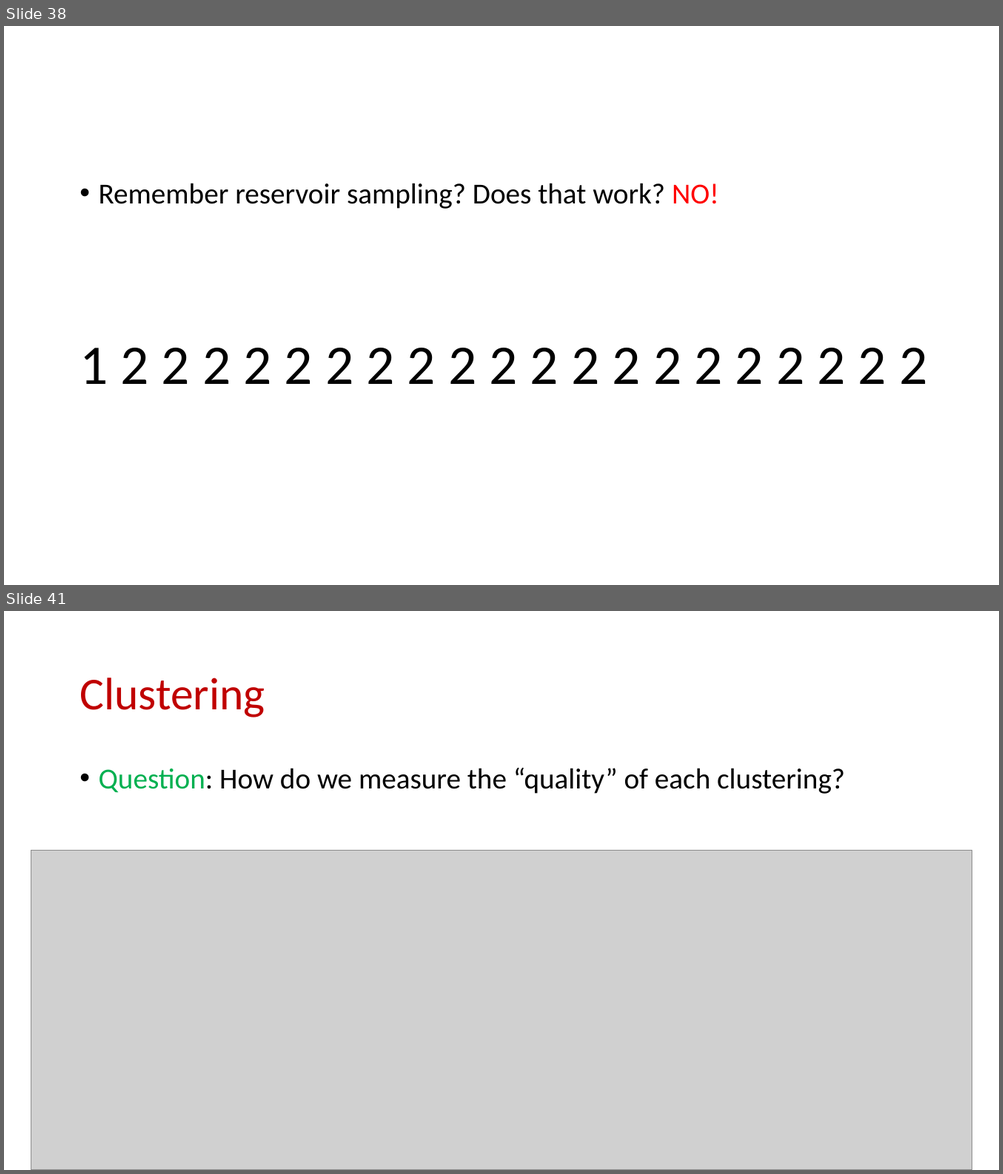
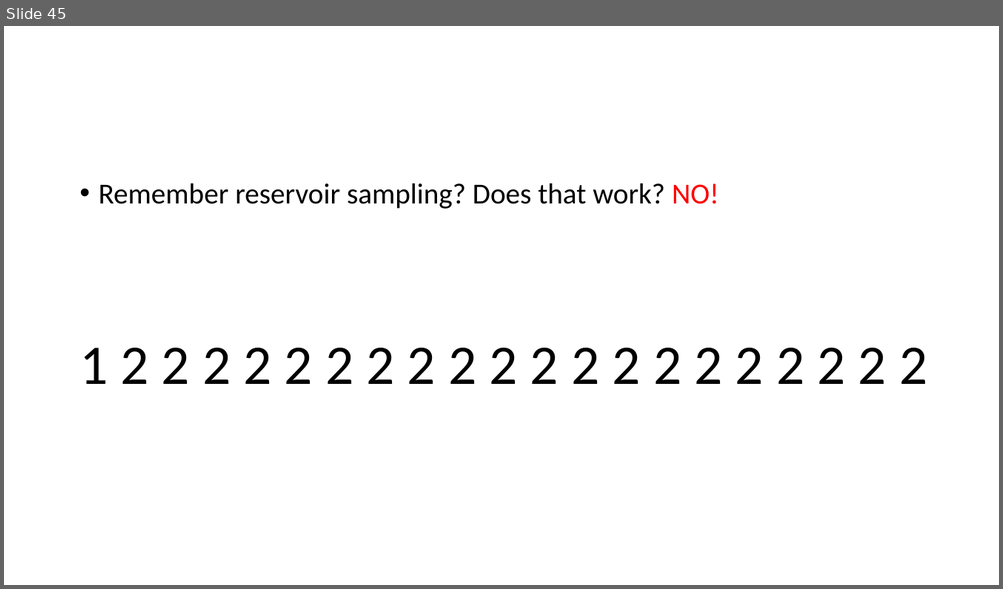
Before and after one commit to samsonzhou/samsonzhou.github.io, a slide deck: CSCE689-23/L17.pptx. Shown one above the other, each under a label of ours: slides 38 and 41 before the commit, slide 45 after it; the slides between them are not shown. The pictures are 1003x1174 and 1003x589 pixels, drawn with LibreOffice and Linux fonts; fonts in the diff are those of the drawing; grey boxes stand for pictures. Boxes give left, top, right and bottom in pixels: in the first picture for what was removed or moved away, otherwise in the second. Text is boxed around its words. In the diff, an @@ line names an element or a change of style, - is before the commit and + after.

```diff
--- a/CSCE689-23/L17.pptx
+++ b/CSCE689-23/L17.pptx
@@ slide 41 removed at <box>4,611,999,1170</box>, background #FFFFFF @@
@@ title removed at <box>79,678,264,718</box> @@
-Clustering
@@ text removed at <box>99,768,845,794</box> @@
-• Question: How do we measure the “quality” of each clustering?
@@ picture removed at <box>31,851,972,1170</box> @@
@@ what was slide 38 is now slide 45 @@
```
Also in this commit, not shown: 7 slides added, 36 other slides removed, 2 other files.
